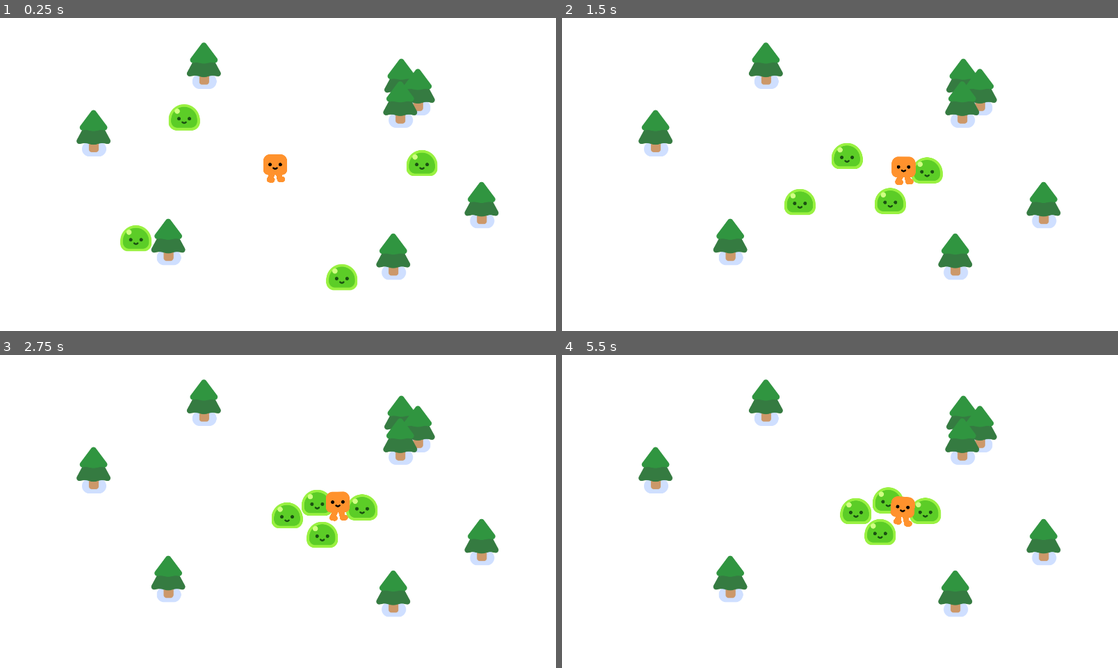
Above: before the commit, frames 1-4 (two rows, left to right).
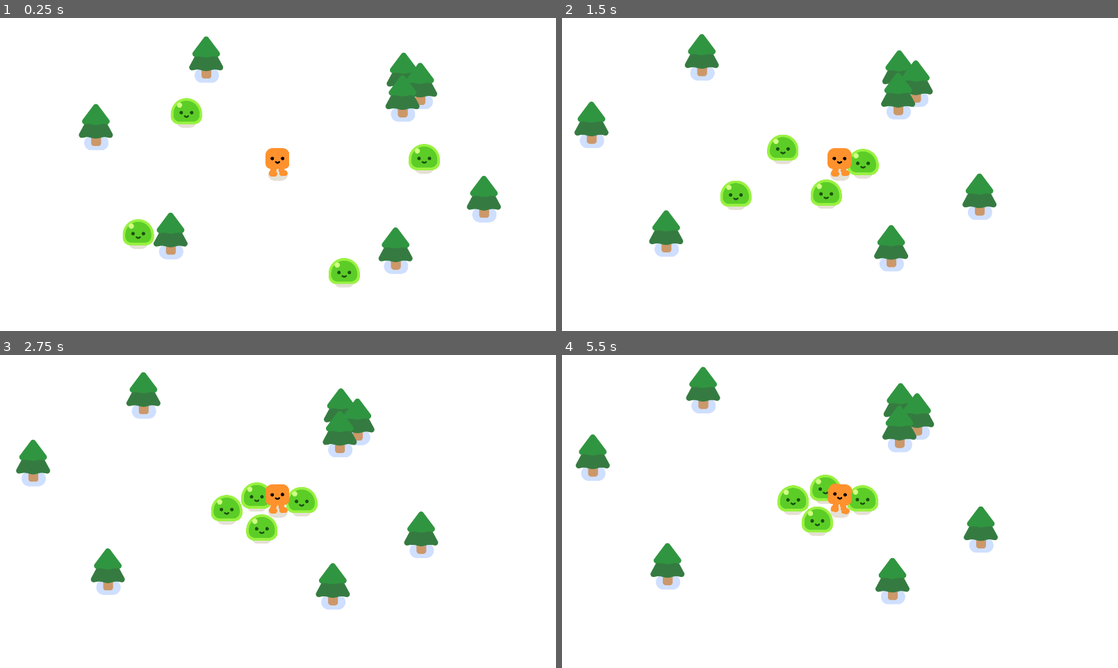
Above: after the commit, the same moments.

Repository: autrera/tutorial-survivors
Game: Godot game, scene res://survivors_game.tscn
Two runs of this game, one before a commit and one after it. Both use one fixed random seed, a clock stepped at 60 frames per second and the inputs below.
Inputs:
- Up to frame 1 (0.25 s): no input
- Up to frame 2 (1.5 s): hold D (move_right) 0.53-1.28 s; hold S (move_down) from 1.28 s (still down)
- Up to frame 3 (2.75 s): release S (move_down) at 2.03 s; hold D (move_right) from 2.03 s (still down)
- Up to frame 4 (5.5 s): release D (move_right) at 2.78 s; hold W (move_up) 2.78-3.53 s; hold A (move_left) 3.53-5.03 s; hold S (move_down) from 5.03 s (still down)

The runs differ from the first frame. In frame 1, 5.1% of the frame differs, in the area x 13-91%, y 5-88%; in frame 2, 12%, in the area x 2-90%, y 5-84%; in frame 3, 12%; in frame 4, 12%.

Commit message:
Add camera to follow the player and canvas layer to always have a background when moving around

Diff:
--- a/player.tscn
+++ b/player.tscn
@@ -14,3 +14,5 @@
 
 [node name="CollisionShape2D" type="CollisionShape2D" parent="."]
 shape = SubResource("CircleShape2D_hqtel")
+
+[node name="Camera2D" type="Camera2D" parent="."]
--- a/survivors_game.tscn
+++ b/survivors_game.tscn
@@ -7,7 +7,10 @@
 [node name="Game" type="Node2D"]
 y_sort_enabled = true
 
-[node name="ColorRect" type="ColorRect" parent="."]
+[node name="CanvasLayer" type="CanvasLayer" parent="."]
+layer = -30
+
+[node name="ColorRect" type="ColorRect" parent="CanvasLayer"]
 offset_right = 1934.0
 offset_bottom = 1096.0
 
